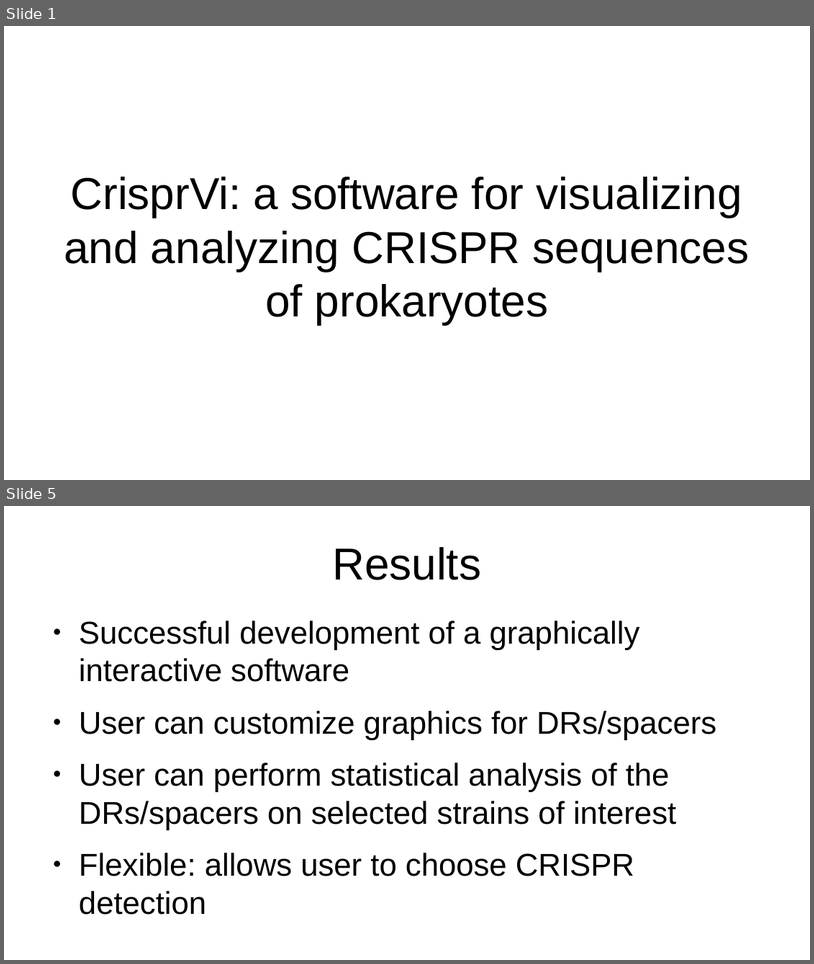
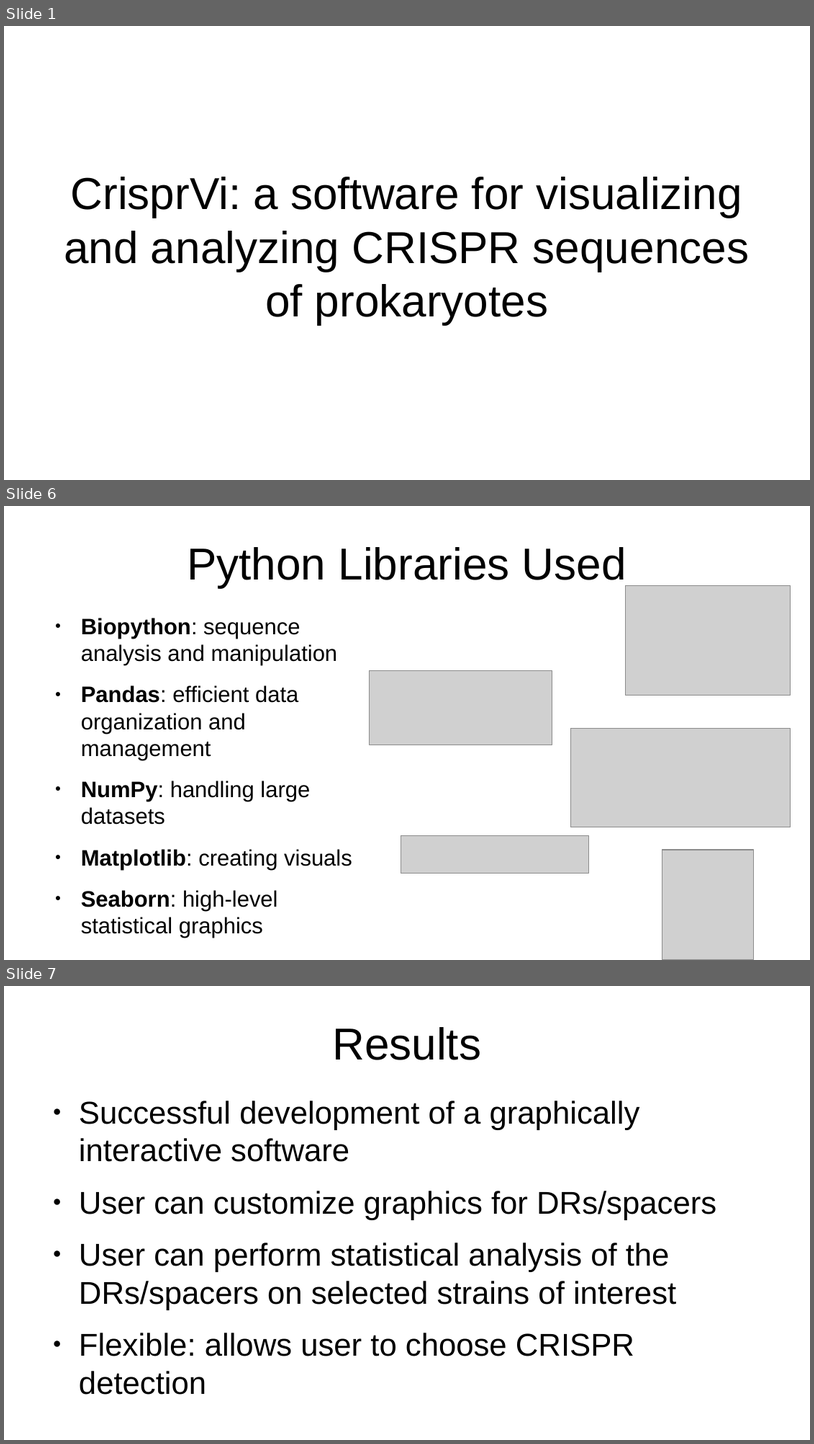
Before and after one commit to jwmathis/SSE591_Project3, a slide deck: Peer Review 1.pptx. Shown one above the other, each under a label of ours: slides 1 and 5 before the commit, slides 1, 6 and 7 after it; the slides between them are not shown. The pictures are 814x964 and 814x1444 pixels, drawn with LibreOffice and Linux fonts; fonts in the diff are those of the drawing; grey boxes stand for pictures. Boxes give left, top, right and bottom in pixels: in the first picture for what was removed or moved away, otherwise in the second. Text is boxed around its words. In the diff, an @@ line names an element or a change of style, - is before the commit and + after.

```diff
--- a/Peer Review 1.pptx
+++ b/Peer Review 1.pptx
@@ slide 6 added at <box>4,506,810,960</box>, background #FFFFFF @@
@@ title added at <box>187,547,627,587</box>, 44 pt, text #000000 @@
+Python Libraries Used
@@ picture added at <box>626,585,791,695</box> @@
@@ text added at <box>81,618,352,937</box>, 22 pt, text #000000 @@
+● Biopython: sequence analysis and manipulation
+● Pandas: efficient data organization and management
+● NumPy: handling large datasets
+● Matplotlib: creating visuals
+● Seaborn: high-level statistical graphics
@@ picture added at <box>370,671,553,744</box> @@
@@ picture added at <box>571,728,791,827</box> @@
@@ picture added at <box>401,835,589,872</box> @@
@@ picture added at <box>663,850,754,960</box> @@
@@ what was slide 5 is now slide 7 @@
```
Also in this commit, not shown: 2 slides changed, 2 other slides added, 1 slide removed, 1 other file.
